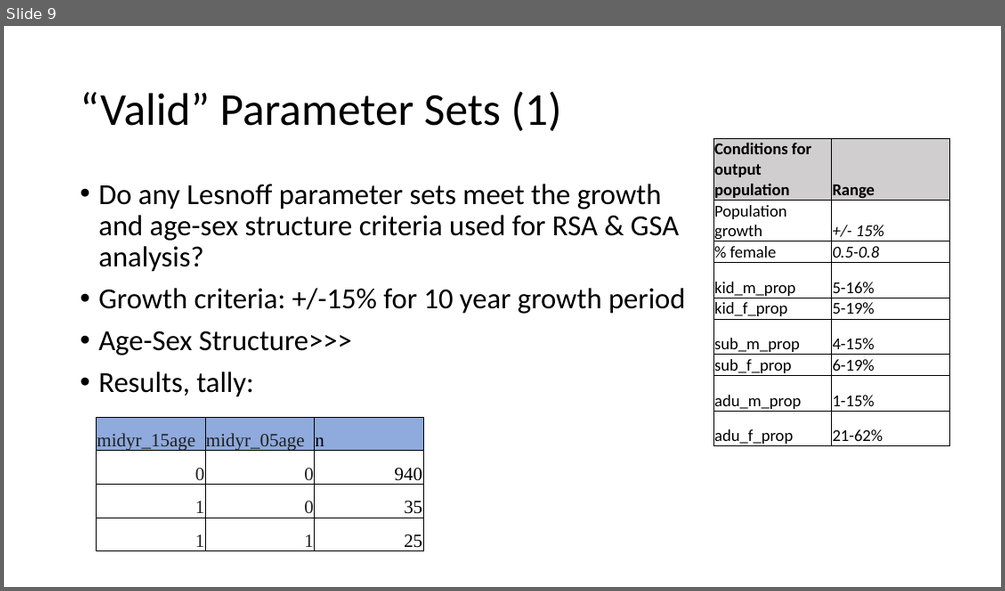
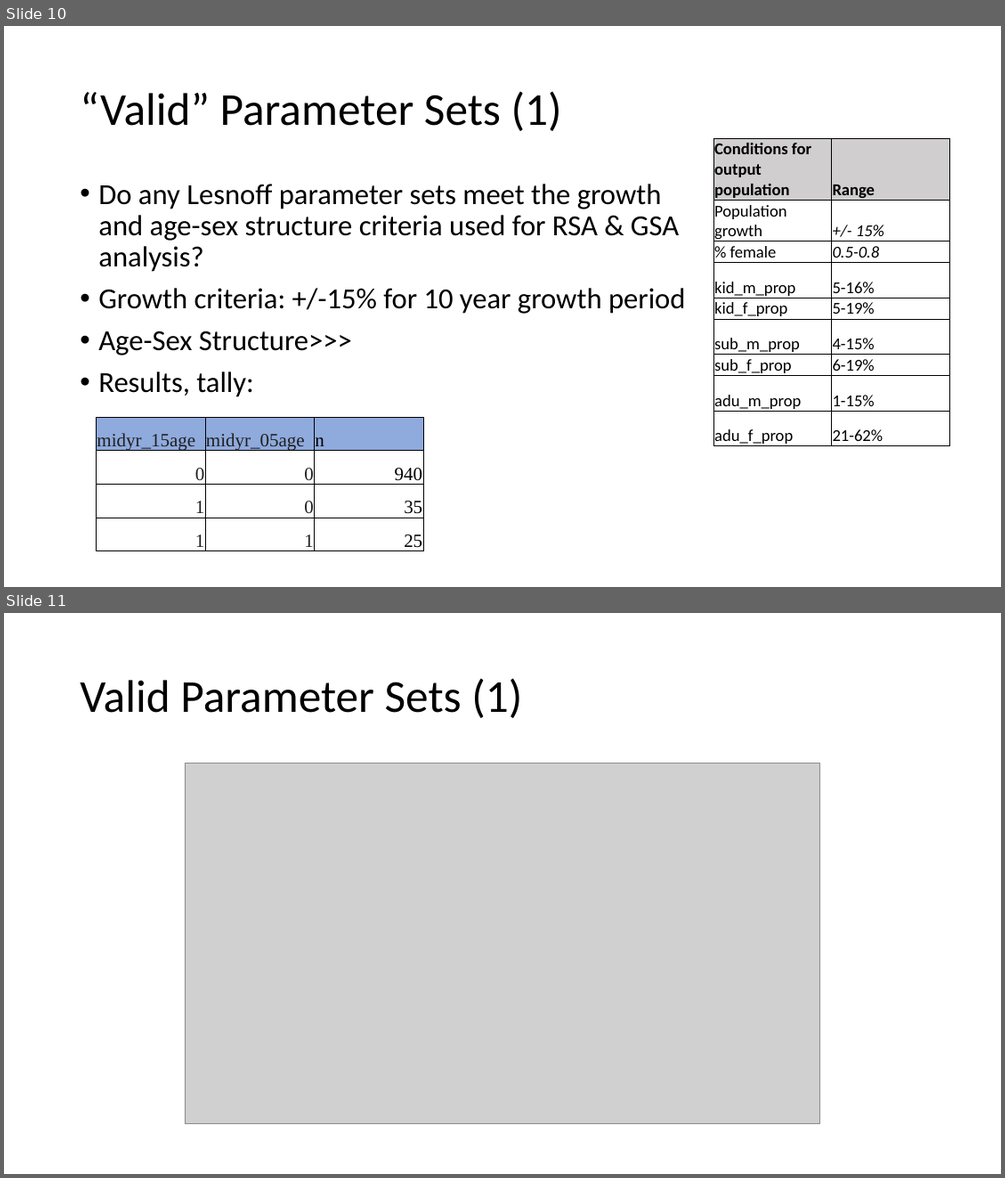
Before and after one commit to BethSavagar/demographic_model_1, a slide deck: presentations/profile-validation/lesnoff.pptx. Shown one above the other, each under a label of ours: slide 9 before the commit, slides 10 and 11 after it. The pictures are 1005x591 and 1005x1178 pixels, drawn with LibreOffice and Linux fonts; fonts in the diff are those of the drawing; grey boxes stand for pictures. Boxes give left, top, right and bottom in pixels: in the first picture for what was removed or moved away, otherwise in the second. Text is boxed around its words. In the diff, an @@ line names an element or a change of style, - is before the commit and + after.

```diff
--- a/presentations/profile-validation/lesnoff.pptx
+++ b/presentations/profile-validation/lesnoff.pptx
@@ slide 11 added at [4, 613, 1001, 1174], background #FFFFFF @@
@@ title added at [80, 678, 522, 718], 44 pt, text #000000 @@
+Valid Parameter Sets (1)
@@ picture added at [185, 763, 821, 1124] @@
@@ what was slide 9 is now slide 10 @@
```
Also in this commit, not shown: 3 slides changed, 3 other slides added, 5 other files.
